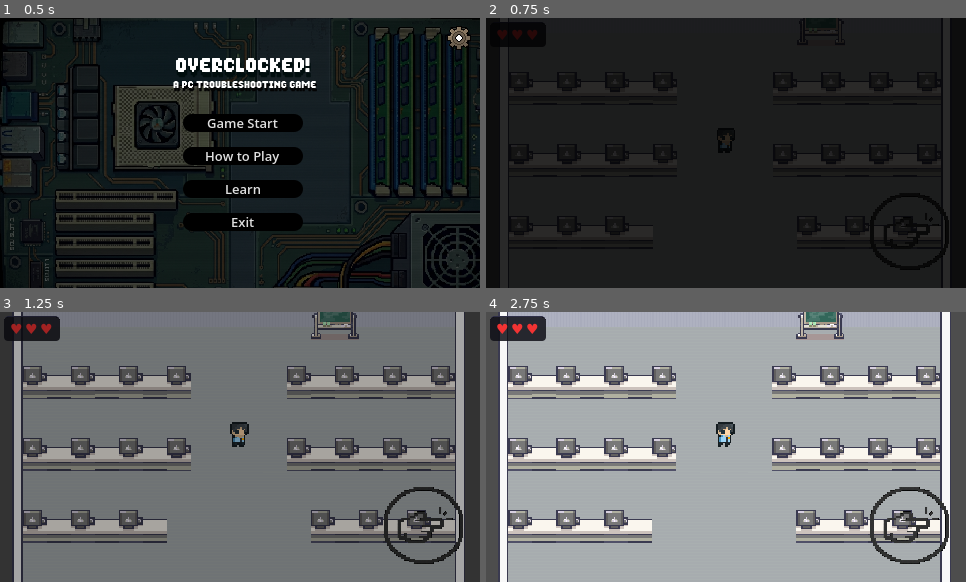
Above: before the commit, frames 1-4 (two rows, left to right).
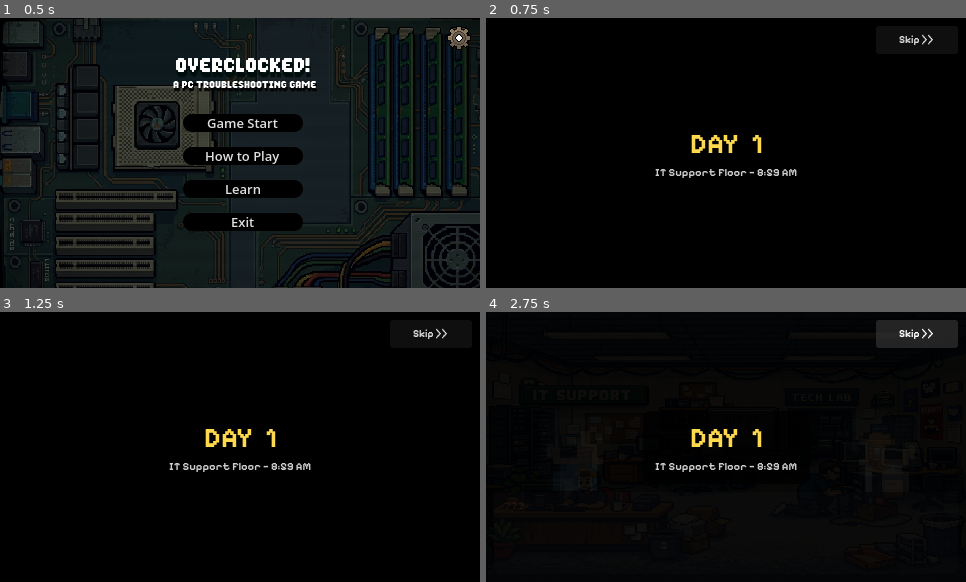
Above: after the commit, the same moments.

Repository: Raikosuu/Full-Tech-Panic_Public
Game: Godot game, scene res://scenes/main_menu.tscn
Two runs of this game, one before a commit and one after it. Both use one fixed random seed, a clock stepped at 60 frames per second and the inputs below.
Inputs (mouse positions are in pixels of both pictures, inside the frame that each line leads up to):
- Up to frame 1 (0.5 s): no input
- Up to frame 2 (0.75 s): click "Game Start" at 0.5 s
- Up to frame 3 (1.25 s): no input
- Up to frame 4 (2.75 s): click (918, 333) at 1.25 s, where only the run after the commit has a clickable "Skip >>"; click (918, 333) at 2 s, where only the run after the commit has a clickable "Skip >>"

Frame 1 is identical in both runs. In frame 2, 79% of the frame differs, in the area x 2-97%, y 0-100%; in frame 3, 99%; in frame 4, 100%, in the area x 0-100%, y 0-100%.

Commit message:
sfx debugging start

Diff:
--- a/mainmenu/scripts/main_menu.gd
+++ b/mainmenu/scripts/main_menu.gd
@@ -9,7 +9,7 @@
 
 
 func _on_game_start_pressed() -> void:
-	get_tree().change_scene_to_file("res://scenes/game_scene.tscn")
+	get_tree().change_scene_to_file("res://cutscenes/prologue.tscn")
 
 
 func _on_how_to_play_pressed() -> void:
--- a/scenes/game_scene.tscn
+++ b/scenes/game_scene.tscn
@@ -9,6 +9,7 @@
 [ext_resource type="PackedScene" uid="uid://bvvwyojvr5lid" path="res://scenes/npc_spawn.tscn" id="6_rurhu"]
 [ext_resource type="PackedScene" uid="uid://d2bih5roi80vd" path="res://scenes/health_ui.tscn" id="7_kk2rg"]
 [ext_resource type="PackedScene" uid="uid://c8s4hl3jv3c1h" path="res://scenes/touch_controls.tscn" id="9_utbpp"]
+[ext_resource type="AudioStream" uid="uid://xce74cvlx32i" path="res://sfx/freesound_community-gamemusic-6082.mp3" id="10_mw25s"]
 
 [sub_resource type="TileSetAtlasSource" id="TileSetAtlasSource_rurhu"]
 texture = ExtResource("2_bw6k5")
@@ -2726,3 +2727,6 @@
 [node name="FadePlayer" type="AnimationPlayer" parent="FadeLayer" unique_id=1482170107]
 libraries/ = SubResource("AnimationLibrary_tcjrq")
 autoplay = &"fade_in"
+
+[node name="AudioStreamPlayer" type="AudioStreamPlayer" parent="." unique_id=1801444470]
+stream = ExtResource("10_mw25s")
--- a/scenes/main_menu.tscn
+++ b/scenes/main_menu.tscn
@@ -4,7 +4,7 @@
 [ext_resource type="Texture2D" uid="uid://iglnpyxbxdqh" path="res://mainmenu/graphics/mainmenu bg.png" id="1_l6cm7"]
 [ext_resource type="FontFile" uid="uid://can2uc4aidbtp" path="res://mainmenu/font/PixelGamer-Regular.otf" id="2_ekxnf"]
 [ext_resource type="Texture2D" uid="uid://jof4loc0tlbx" path="res://mainmenu/graphics/settings.png" id="2_wu84c"]
-[ext_resource type="AudioStream" uid="uid://xpyvcdsr8icf" path="res://mainmenu/audio/mainmenu bg.mp3" id="3_bqqt6"]
+[ext_resource type="AudioStream" uid="uid://beyptvrgf03ut" path="res://sfx/sergequadrado-menu-music-251877.mp3" id="5_rtw2f"]
 [ext_resource type="Script" uid="uid://ctnipvdu4axmc" path="res://mainmenu/scripts/audio_control.gd" id="6_rtw2f"]
 
 [sub_resource type="StyleBoxTexture" id="StyleBoxTexture_ekxnf"]
@@ -193,7 +193,7 @@
 vertical_alignment = 1
 
 [node name="AudioStreamPlayer2D" type="AudioStreamPlayer2D" parent="." unique_id=1660774996]
-stream = ExtResource("3_bqqt6")
+stream = ExtResource("5_rtw2f")
 autoplay = true
 bus = &"Music"
 
Not shown, changed: sfx/sergequadrado-menu-music-251877.mp3.import
